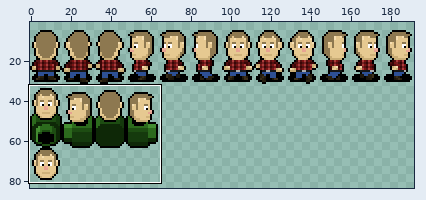
Sprite sheet: game/assets/images/players/alex.png. The first picture is a wide view before the edit; the outline marks the close-up.
Close-up. Before the edit:
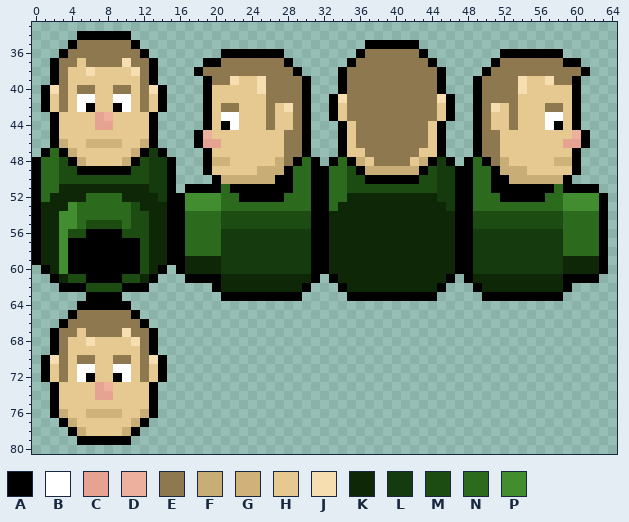
The file is 192x96 pixels. Colours within 5 levels of each other are drawn and written as one. Shown: x 0..64, y 33..80. The wide view leaves out empty margins. The commit also changed other parts of the picture, which this record leaves out.
Palette (. is transparent): A #000000  B #ffffff  C #e6a391  D #edaf9e  E #8d7850  F #c9ad76  G #cfb279  H #e6c991  J #f6deb1  K #0e2807  L #153a0d  M #1d4c12  N #2c6a1d  P #438d31
Pixels before (only the part around the change), first column x 0:
33 .................................................................
34 .....AAAAAA......................................................
35 ....AEEEEEEA.........................AAAAAA......................
36 ...AEEEEEEEEA........AAAAAAA........AEEEEEEA........AAAAAAA......
37 ..AEEHEEEEJEEA.....AAEEEEEEEA......AEEEEEEEEA......AEEEEEEEAA....
38 ..AEHHJHHHHJEA....AEEEEEEEEEEA....AEEEEEEEEEEA....AEEEEEEEEEEA...
39 ..AEHHHHHHHHEA.....AEEJHHJEEEEA...AEEEEEEEEEEA...AEEEEJHHJEEA....
40 .AJEHEEHHEEHEJA....AHHHHHJEEEEA...AEEEEEEEEEEA...AEEEEJHHHHHA....
41 .AHEHBBHHBBHEHA....AHHHHHHEEEEA..AJEEEEEEEEEEJA..AEEEEHHHHHHA....
42 .AHEHBAHHABHEHA....AHEEHHHEHJEA..AHEEEEEEEEEEHA..AEJHEHHHEEHA....
43 ..AHHHHCDHHHHA.....AHBBHHHEHHEA..AHEEEEEEEEEEHA..AEHHEHHHBBHA....
44 ..AHHHHCCHHHHA.....AHABHHHEHHEA...AHEEEEEEEEHA...AEHHEHHHBAHA....
45 ..AHHHHHHHHHHA....ADHHHHHHHHEEA...AHEEEEEEEEHA...AEEHHHHHHHHDA...
46 ..AFHHGGGGHHFA....ACCHHHHHHHEEA...AHEEEEEEEEHA...AEEHHHHHHHCCA...
47 .ANAFHHHHHHFALA....AHHHHHHHHEEA...AHHEEEEEEHHA...AEEHHHHHHHHA....
48 ANNMAFHHHHFAMLLA...AGGHHHHHFEANA.ANAFHEEEEHFALA.ANAEFHHHHHGGA....
49 ANNMMAAAAAAMMLLA...AHHHHHFFFANNAANNMAFFFFFFAMLLAANNAFFFHHHHHA....
50 ANNMMMMMMMMMMLLA....AFFFFFFAANNAANNMMAAAAAAMMLLAANNAAFFFFFFA.....
51 ANNKKKKKKKKKKLLA.AAAANAAAAAAANNAANNMMMMMMMMMMLLAANNAAAAAAANAAAA..
52 ANKKKKNNNNKKKKLAAPPPPNNAAAAANNNAANNKKKKKKKKKKLLAANNNAAAAANNPPPPA.
53 AKKKPNNNNNNMKKKAAPPPPNNNNNNNNNNAANKKKKKKKKKKKKLAANNNNNNNNNNPPPPA.
54 AKKPPNNNNNNMMKKAANNNNMMMMMMMMMMAAKKKKKKKKKKKKKKAAMMMMMMMMMMNNNNA.
55 AKKPPNMMMMNMMKKAANNNNMMMMMMMMMMAAKKKKKKKKKKKKKKAAMMMMMMMMMMNNNNA.
56 AKKPMMAAAAMMMKKAANNNNLLLLLLLLLLAAKKKKKKKKKKKKKKAALLLLLLLLLLNNNNA.
57 AKKPAAAAAAAAMKKAANNNNLLLLLLLLLLAAKKKKKKKKKKKKKKAALLLLLLLLLLNNNNA.
58 AKKPAAAAAAAAMKKAANNNNLLLLLLLLLLAAKKKKKKKKKKKKKKAALLLLLLLLLLNNNNA.
59 AKKPAAAAAAAAMKKAAKKKKLLLLLLLLLLAAKKKKKKKKKKKKKKAALLLLLLLLLLKKKKA.
60 .AKPAAAAAAAAMKA.AKKKKLLLLLLLLLLAAKKKKKKKKKKKKKKAALLLLLLLLLLKKKKA.
61 ..AKMMAAAAMMKA...AAAAKKKKKKKKKKA.AKKKKKKKKKKKKA.AKKKKKKKKKKAAAA..
62 ...AAAMMMMAAA.......AKKKKKKKKKA...AKKKKKKKKKKA...AKKKKKKKKKA.....
63 ......AAAA...........AAAAAAAAA.....AAAAAAAAAA.....AAAAAAAAA......
64 .....AAAAAA......................................................
65 ....AEEEEEEA.....................................................
66 ...AEEEEEEEEA....................................................
67 ..AEEHEEEEJEEA...................................................
68 ..AEHHJHHHHJEA...................................................
69 ..AEHHHHHHHHEA...................................................
70 .AJEHEEHHEEHEJA..................................................
71 .AHEHBBHHBBHEHA..................................................
72 .AHEHBAHHABHEHA..................................................
73 ..AHHHHCDHHHHA...................................................
74 ..AHHHHCCHHHHA...................................................
75 ..AHHHHHHHHHHA...................................................
76 ..AFHHGGGGHHFA...................................................
77 ...AFHHHHHHFA....................................................
78 ....AFHHHHFA.....................................................
79 .....AAAAAA......................................................
80 .................................................................
New version:
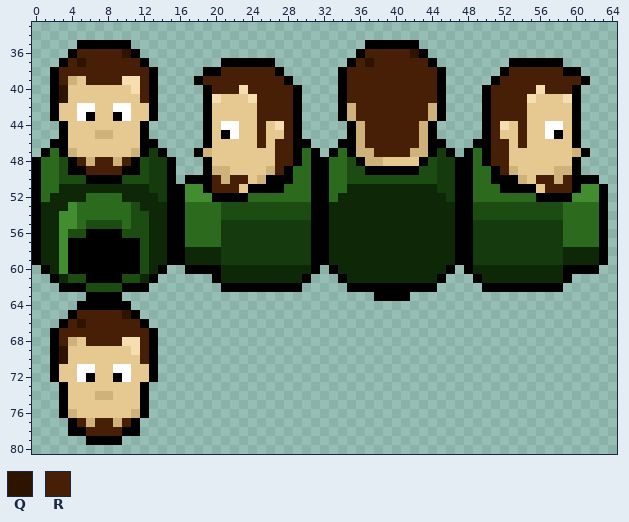
Colours new in this view: Q #2e1301  R #461f06
Difference:
Changed rows in their new state; - is an unchanged pixel.
first column x 1:
34 ----......-----------------------------------------------------
35 ---.AAAAAA.----------------------------------------------------
36 --.ARRRRRQA.--------.......---------RRRRRQ---------.......-----
37 -.ARQRRRRRRA.-----..AAAAAA..-------RQRRRRRR-------..AAAAAA..---
38 --RRRRRRRRRR-----.AARRRRRRA..-----RRRRRRRRRR-----..ARRRRRRAA.--
39 --RG-RRRRJJR-----ARRRRRRRRRA..----RRRRRRRRRR----..ARRRRRRRRRA--
40 .AQ-HH--HHJRA.-----RRRJRRRRRA.----RRRRRRRRRR----.ARRRRRJRRR----
41 .AQ-HH--HH-RA.-----J---JRRRRA.--.ARRRRRRRRRRA.--.ARRRRJ---J----
42 .AH--B--B--HA.------HH--RRRRA.--.AGRRRRRRRRGA.--.ARRRR--HH-----
43 ----BAHHAB----------HH--RRRRA.--.AGRRRRRRRRGA.--.ARRRR--HH-----
44 -.A---HH---A.-------B---RHJRA.---.AGRRRRRRGA.---.ARJHR---B-----
45 -.A---GG---A.----.A-AB--R--RA.---.AGRRRRRRGA.---.AR--R--BA-A.--
46 --A--HHHH--A-----.AH----R-RRA-----AGRRRRRRGA-----ARR-R----HA.--
47 ---G------G------AG-------RRANA-ANAGGRRRRGGALA-ANARR-------GA--
48 ----RGRRGR---------HH-----RR---AN-MAGGHHH-AM-LA---RR-----HH----
49 ---A-RRRR-A--------GG---HGR--------MAAAAAAM--------RGH---GG----
50 -----AAAA-------AAARGRRHGA----------MMMMMM----------AGHRRGRAAA-
51 ---------------APP-RRRH----N------KKKKKKKKKK------N----HRRR-PPA
52 -------------------AAA-NNNN------K----------K------NNNN-AAA----
53 ----------------NNNNMMMMMMMMMM--K------------K--MMMMMMMMMMNNNN-
55 --------------------LLLLLLLLLL------------------LLLLLLLLLL-----
58 ----------------KKKK--------------------------------------KKKK-
60 ---------------.AAAAKKKKKKKKKK-.A------------A.-KKKKKKKKKKAAAA.
61 ----------------...----------A.-.A----------A.-.A----------...-
62 -------------------.AAAAAAAAA.---.AAAAAAAAAA.---.AAAAAAAAA.----
63 --------------------.........-----...----...-----.........-----
65 ----RRRRRQ-----------------------------------------------------
66 ---RQRRRRRR----------------------------------------------------
67 --RRRRRRRRRR---------------------------------------------------
68 --RG-RRRRJ-R---------------------------------------------------
69 --Q-------JR---------------------------------------------------
70 .AQ-HH--HH-RA.-------------------------------------------------
71 .AH--------HA.-------------------------------------------------
72 .AH--------HA.-------------------------------------------------
73 -.A---HH---A.--------------------------------------------------
74 -.A---GG---A.--------------------------------------------------
75 -.A--------A.--------------------------------------------------
76 -.AG-HHHH-GA.--------------------------------------------------
77 --.ARGRRGRA.---------------------------------------------------
78 ----ARRRRA-----------------------------------------------------
79 ----.----.-----------------------------------------------------
